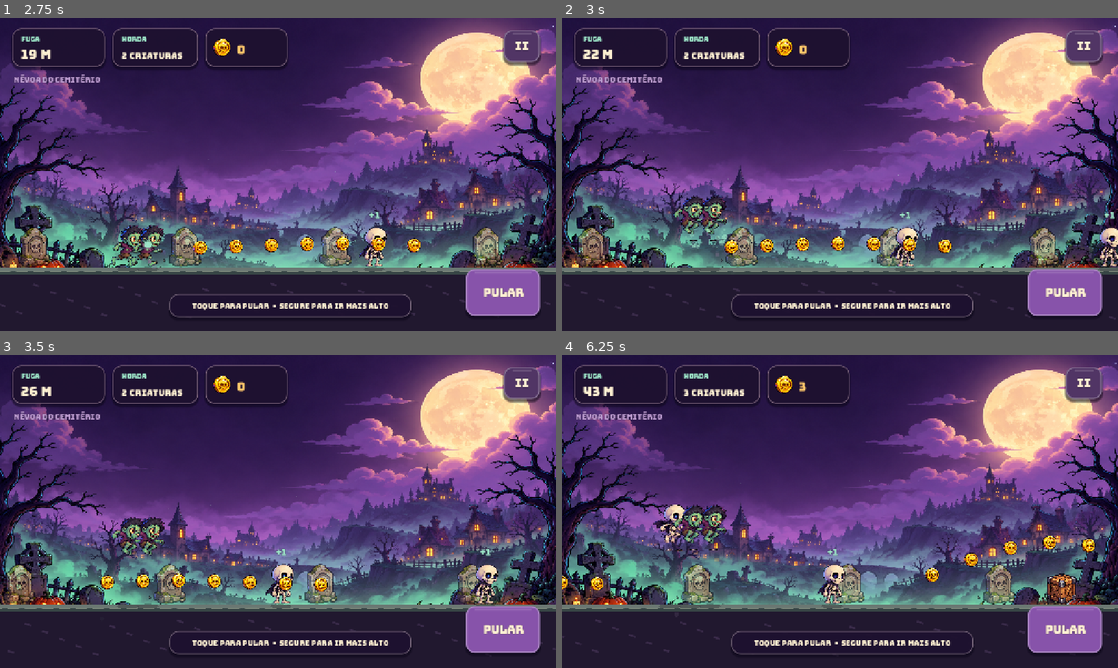
Above: before the commit, frames 1-4 (two rows, left to right).
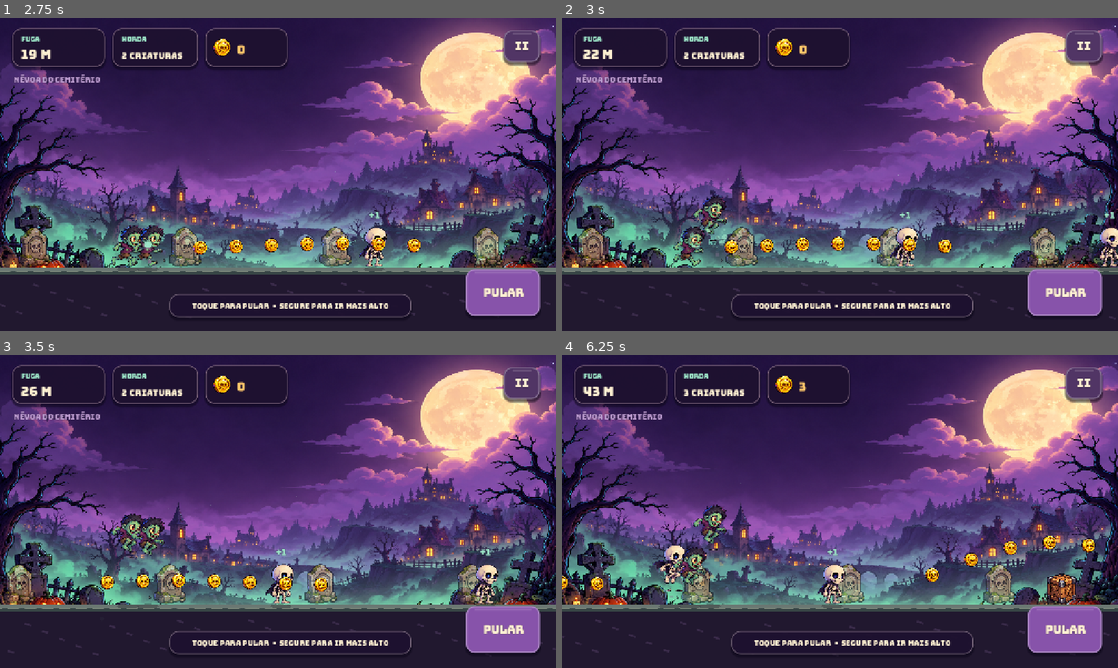
Above: after the commit, the same moments.

Repository: kauanbraga125-sketch/PS4-Career-Diagnostic
Game: Godot game, scene res://main.tscn
Same seed, same stepped clock (60 frames per second), same inputs: the game is played once before the commit and once after it.
Inputs (mouse positions are in pixels of both pictures, inside the frame that each line leads up to):
- Up to frame 1 (2.75 s): tap Enter at 0.5 s; move the mouse to (400, 158) at 0.52 s; tap Space at 0.6, 0.77, 1.07, 1.35, 1.52, 1.82, 2.1 s; click (400, 158) at 0.67 s; move the mouse to (166, 190) at 1.27 s; click (166, 190) at 1.42 s; move the mouse to (333, 105) at 2.02 s; click (333, 105) at 2.17 s
- Up to frame 2 (3 s): move the mouse to (812, 237) at 2.77 s; tap Space at 2.85 s; click (812, 237) at 2.92 s
- Up to frame 3 (3.5 s): tap Space at 3.02, 3.32 s
- Up to frame 4 (6.25 s): move the mouse to (1006, 558) at 3.52 s; tap Space at 3.6, 3.77, 4.07, 4.35, 4.52, 4.82, 5.1, 5.85, 6.02 s; click (1006, 558) at 3.67 s; tap Escape at 4.15 s; move the mouse to (673, 464) at 4.27 s; click (673, 464) at 4.42 s; move the mouse to (867, 511) at 5.02 s; click (867, 511) at 5.17 s; move the mouse to (756, 433) at 5.77 s; click (756, 433) at 5.92 s

Frame 1 is identical in both runs. In frame 2, 0.7% of the frame differs, in the area x 20-26%, y 56-80%; in frame 3, 0.4%; in frame 4, 1.5%, in the area x 16-33%, y 47-78%.

Commit message:
Enable Android export formats and make horde followers repeat the leader's jump

Diff:
--- a/monster-game/project.godot
+++ b/monster-game/project.godot
@@ -19,6 +19,7 @@
 [rendering]
 renderer/rendering_method="gl_compatibility"
 renderer/rendering_method.mobile="gl_compatibility"
+textures/vram_compression/import_etc2_astc=true
 textures/canvas_textures/default_texture_filter=2
 environment/defaults/default_clear_color=Color(0.07,0.035,0.13,1)
 
--- a/monster-game/scripts/runner.gd
+++ b/monster-game/scripts/runner.gd
@@ -90,9 +90,12 @@
 	var accepted=false
 	for i in range(members.size()):
 		var member=members[i]
+		if member.jump_delay>=0: continue
 		var may_double=int(levels.get("jump",0))>=2 and member.air_jumps<2
 		if member.coyote>0 or may_double:
-			member.jump_delay=float(i)*.011
+			# Each follower jumps at the same world position as the leader.
+			# A nearly simultaneous jump makes trailing members land in a pit.
+			member.jump_delay=(ANCHOR-member_x(i))/speed
 			accepted=true
 	if accepted:
 		jumped=true
--- a/monster-game/tests/self_test.gd
+++ b/monster-game/tests/self_test.gd
@@ -68,6 +68,13 @@
 	game.runner.add_entity("car",HordeRun.ANCHOR+4,HordeRun.FLOOR,0,155)
 	game.runner.advance(1.0/60);game.consume_run_events()
 	check(game.runner.members.size()==during,"Masked transformation smashes a car")
+	var pit_test=HordeRun.new()
+	pit_test.start({"horde":3,"jump":0,"magnet":0,"perk":0},42)
+	pit_test.entities.clear();pit_test.next_segment=99999
+	pit_test.add_entity("gap",HordeRun.ANCHOR+50,HordeRun.FLOOR,0,145)
+	pit_test.jump()
+	for i in range(160): pit_test.advance(1.0/60,i<12)
+	check(pit_test.members.size()==4 and not pit_test.dead,"Followers reproduce the leader's jump and cross a pit without unavoidable losses")
 	# Losing the last creature must finish once, while collected money remains.
 	game.data.levels=MonsterCatalog.defaults().levels
 	game.start_run();game.capture_freeze=true
